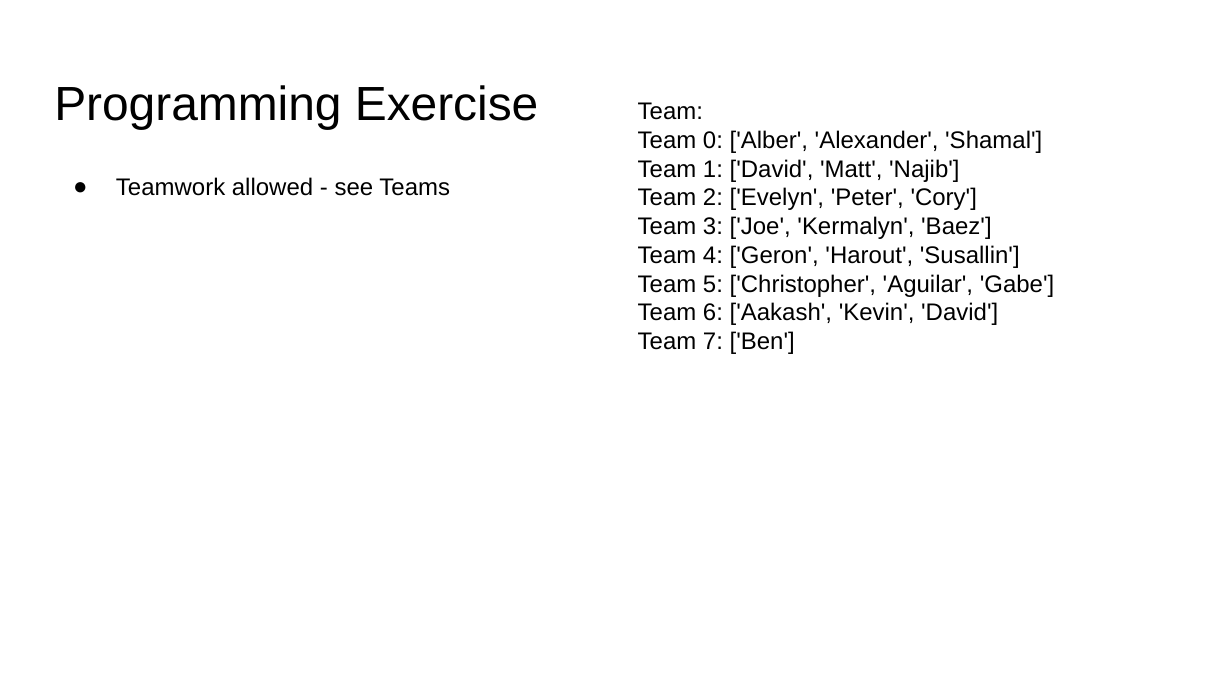
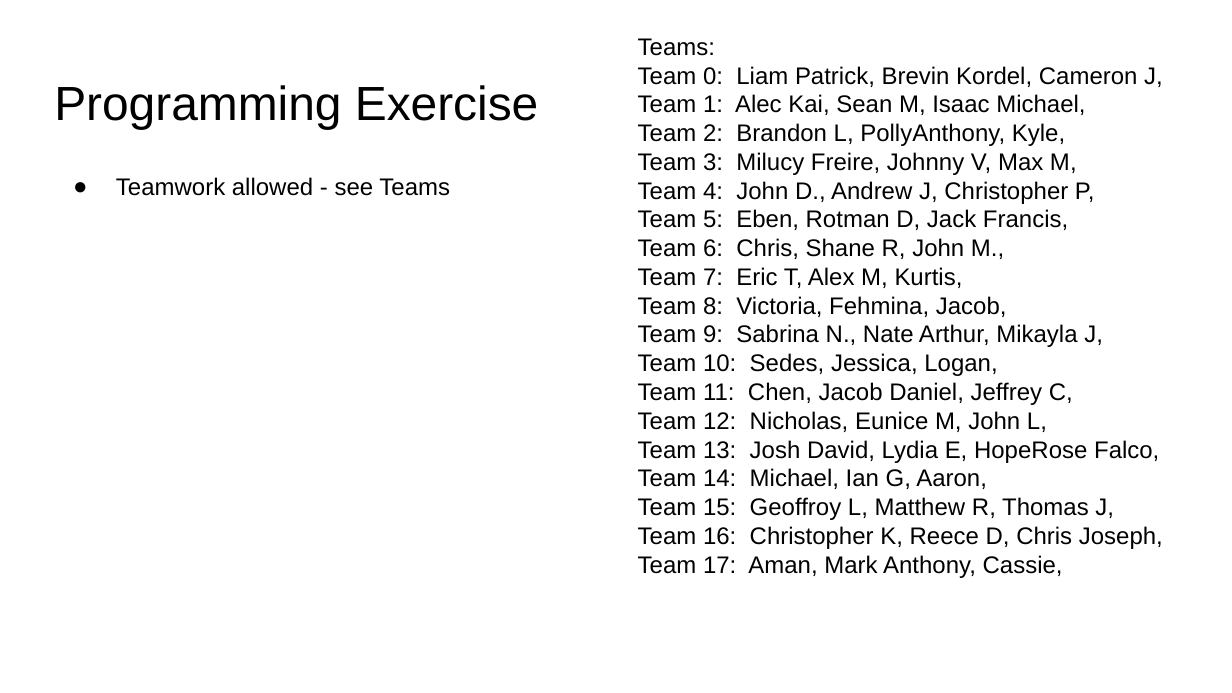
Before and after one commit to lutzhamel/CSC310, a slide deck: slide 14 of 03-python-programming-2.pptx. Drawn at 1232x693 pixels with LibreOffice and Linux fonts; fonts in the diff are those of the drawing. Boxes give left, top, right and bottom in pixels: in the first picture for what was removed or moved away, otherwise in the second. Text is boxed around its words. In the diff, an @@ line names an element or a change of style, - is before the commit and + after.

Commit message:
updated teams

```diff
--- a/03-python-programming-2.pptx
+++ b/03-python-programming-2.pptx
@@ text at (638,38,1163,578): text changed @@
-Team:
-Team 0: ['Alber', 'Alexander', 'Shamal']
-Team 1: ['David', 'Matt', 'Najib']
-Team 2: ['Evelyn', 'Peter', 'Cory']
-Team 3: ['Joe', 'Kermalyn', 'Baez']
-Team 4: ['Geron', 'Harout', 'Susallin']
-Team 5: ['Christopher', 'Aguilar', 'Gabe']
-Team 6: ['Aakash', 'Kevin', 'David']
-Team 7: ['Ben']
+Teams:
+Team 0: Liam Patrick, Brevin Kordel, Cameron J,
+Team 1: Alec Kai, Sean M, Isaac Michael,
+Team 2: Brandon L, PollyAnthony, Kyle,
+Team 3: Milucy Freire, Johnny V, Max M,
+Team 4: John D., Andrew J, Christopher P,
+Team 5: Eben, Rotman D, Jack Francis,
+Team 6: Chris, Shane R, John M.,
+Team 7: Eric T, Alex M, Kurtis,
+Team 8: Victoria, Fehmina, Jacob,
+Team 9: Sabrina N., Nate Arthur, Mikayla J,
+Team 10: Sedes, Jessica, Logan,
+Team 11: Chen, Jacob Daniel, Jeffrey C,
+Team 12: Nicholas, Eunice M, John L,
+Team 13: Josh David, Lydia E, HopeRose Falco,
+Team 14: Michael, Ian G, Aaron,
+Team 15: Geoffroy L, Matthew R, Thomas J,
+Team 16: Christopher K, Reece D, Chris Joseph,
+Team 17: Aman, Mark Anthony, Cassie,
```
Also in this commit, not shown: 1 other file.
